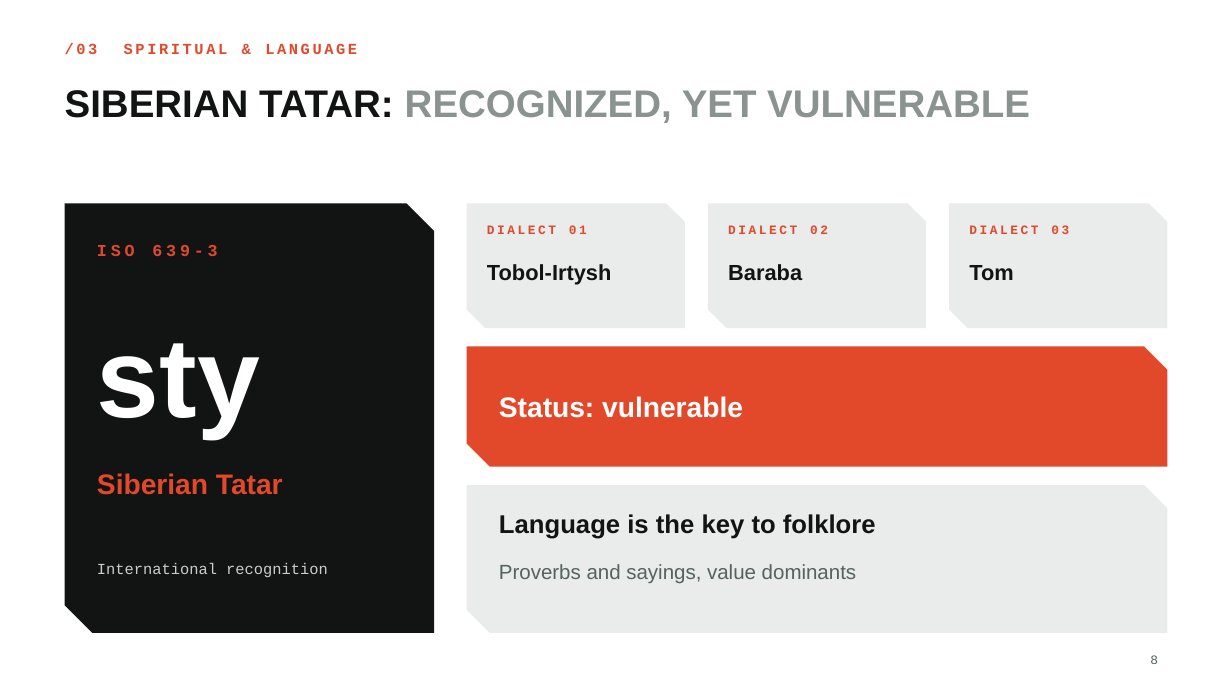
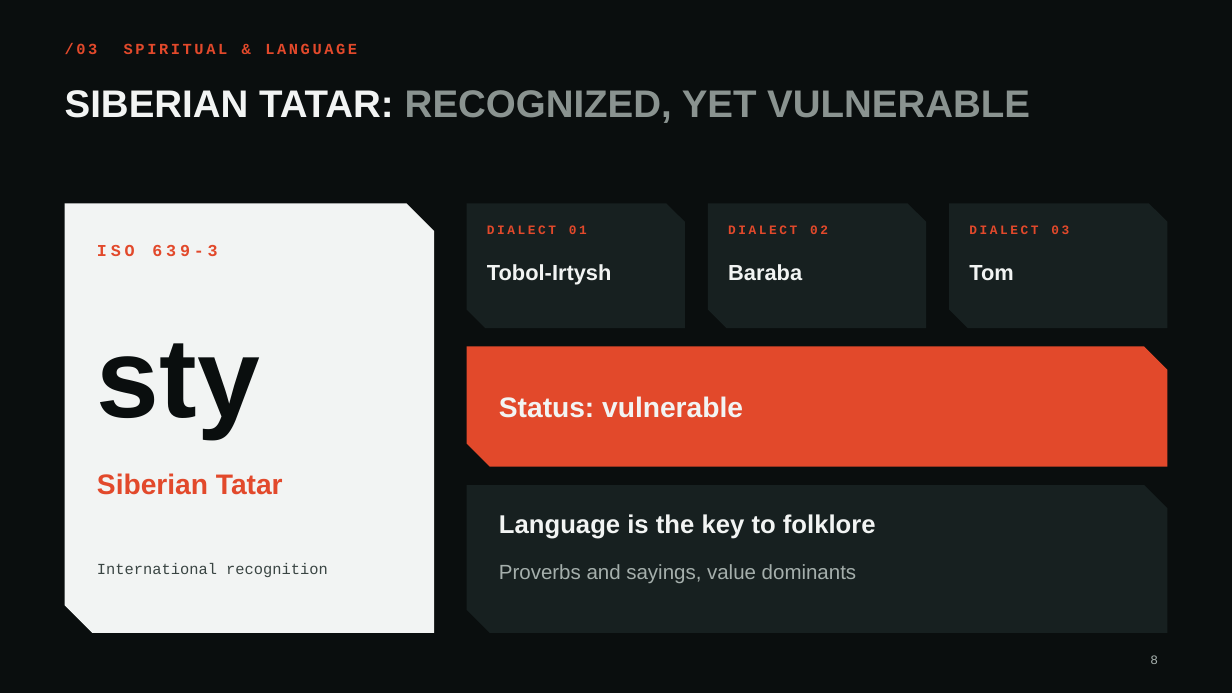
Before and after one commit to sgfsd/trading-bot, a slide deck: slide 8 of presentation/Siberian_Tatars_EN.pptx. Drawn at 1232x693 pixels with LibreOffice and Linux fonts; fonts in the diff are those of the drawing; background and template pictures are left out. Boxes give left, top, right and bottom in pixels: in the first picture for what was removed or moved away, otherwise in the second. Text is boxed around its words. In the diff, an @@ line names an element or a change of style, - is before the commit and + after.

```diff
--- a/presentation/Siberian_Tatars_EN.pptx
+++ b/presentation/Siberian_Tatars_EN.pptx
@@ background #FFFFFF to picture (left out) @@
@@ title "SIBERIAN TATAR: RECOGNIZED, YET VULNERABLE" at box(65, 90, 1030, 123): text colour #111413 to #F2F4F3 in "SIBERIAN TATAR:" @@
@@ freeform shape at box(65, 203, 434, 633): fill #111413 to #F2F4F3 @@
@@ text "sty" at box(97, 343, 260, 438): text colour #FFFFFF to #0A0E0E @@
@@ text "Status: vulnerable" at box(499, 396, 743, 418): text colour #FFFFFF to #F2F4F3 @@
@@ fill #E9ECEB to #172020 in 4 elements at box(467, 203, 685, 328), box(708, 203, 926, 328), box(949, 203, 1167, 328), box(467, 485, 1167, 633) @@
@@ text colour #111413 to #F2F4F3 in 4 elements at box(487, 264, 612, 285), box(728, 264, 802, 281), box(969, 265, 1013, 281), box(499, 514, 876, 539) @@
@@ text "International recognition" at box(97, 563, 328, 577): text colour #C9CECC to #3A4543 @@
@@ text "Proverbs and sayings, value dominants" at box(499, 564, 856, 583): text colour #566260 to #A5AFAC @@
@@ page number at box(1150, 655, 1158, 664): text colour #566260 to #A5AFAC @@
```
Also in this commit, not shown: 12 other slides changed, 1 other file.
